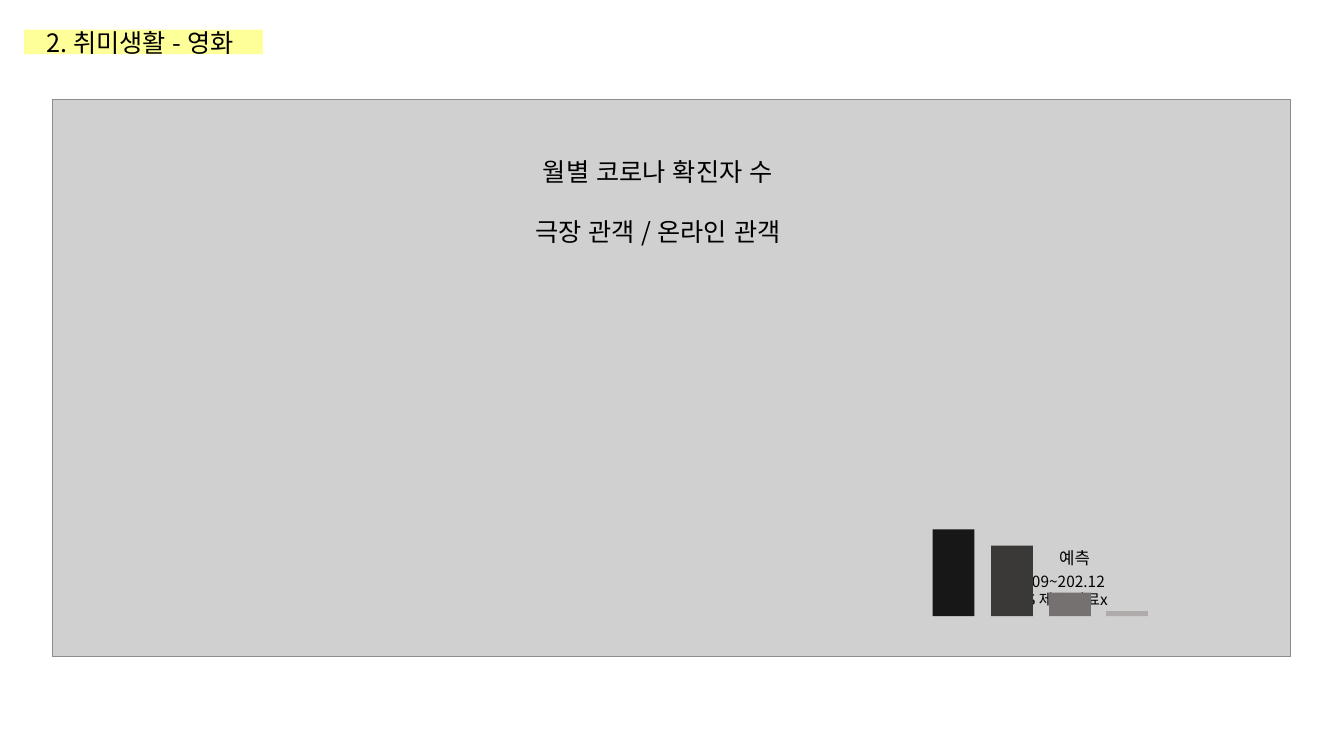
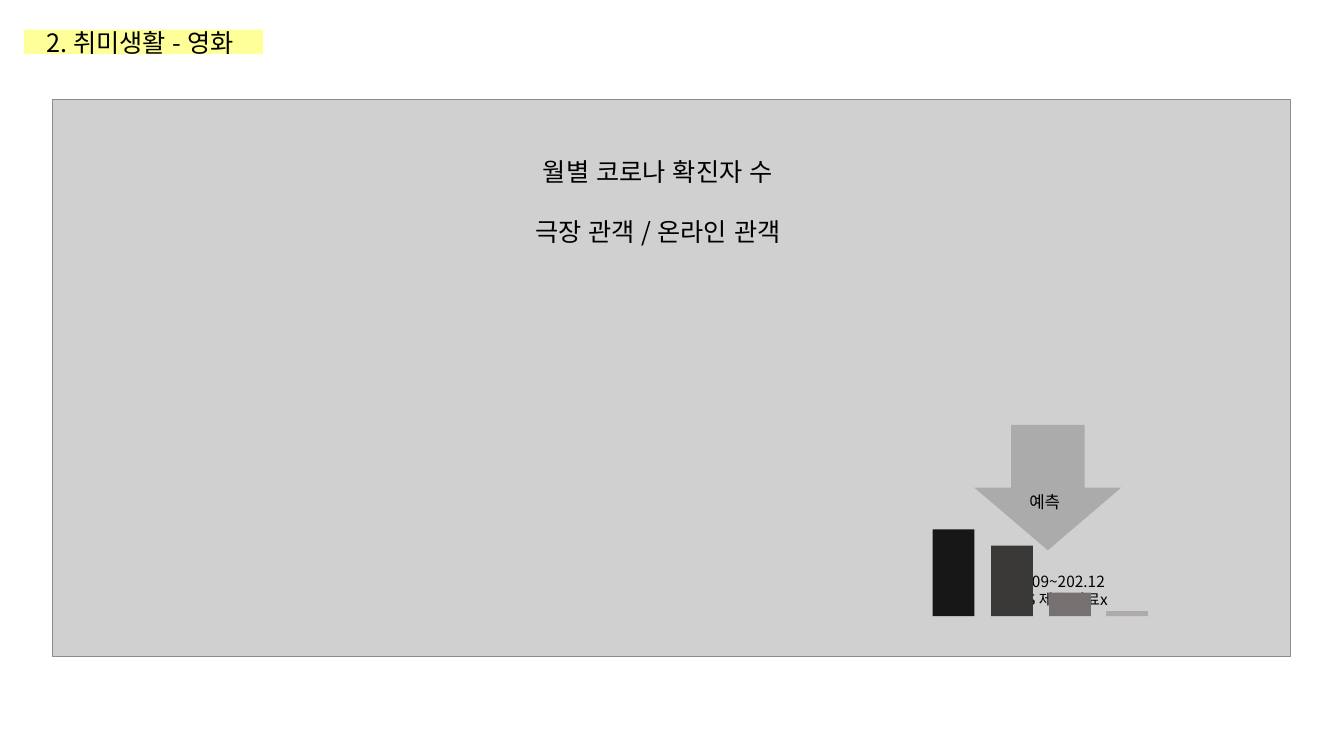
Before and after one commit to bong-u/dataton-never-met, a slide deck: slide 9 of Announcement/팀원끼리 모르는 팀(발표용).pptx. Drawn at 1344x756 pixels with LibreOffice and Linux fonts; fonts in the diff are those of the drawing; grey boxes stand for pictures; background and template pictures are left out. Boxes give left, top, right and bottom in pixels: in the first picture for what was removed or moved away, otherwise in the second. Text is boxed around its words. In the diff, an @@ line names an element or a change of style, - is before the commit and + after.

Commit message:
그래프 예상-> 약간 수정 (봉우)

```diff
--- a/Announcement/팀원끼리 모르는 팀(발표용).pptx
+++ b/Announcement/팀원끼리 모르는 팀(발표용).pptx
@@ down arrow added at <box>975,425,1122,551</box>, fill #181717 at 20% opacity @@
@@ text "예측": place and size @@
-text "예측" at <box>1059,550,1090,566</box>
+text "예측" at <box>1029,494,1060,510</box>
```
